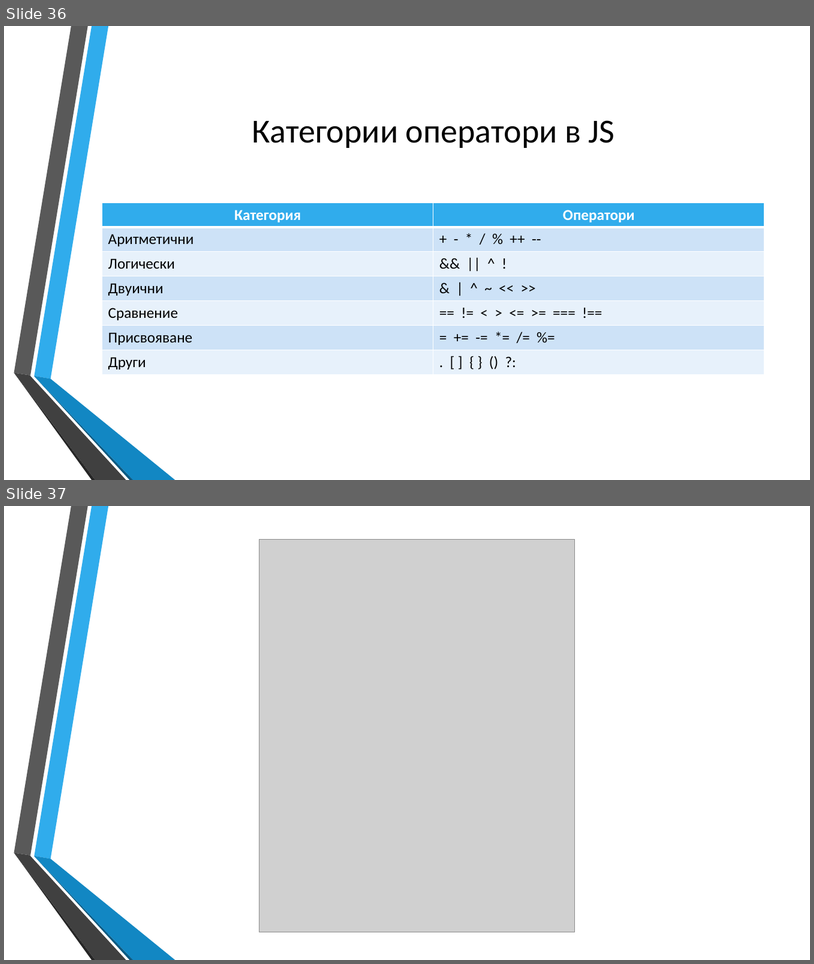
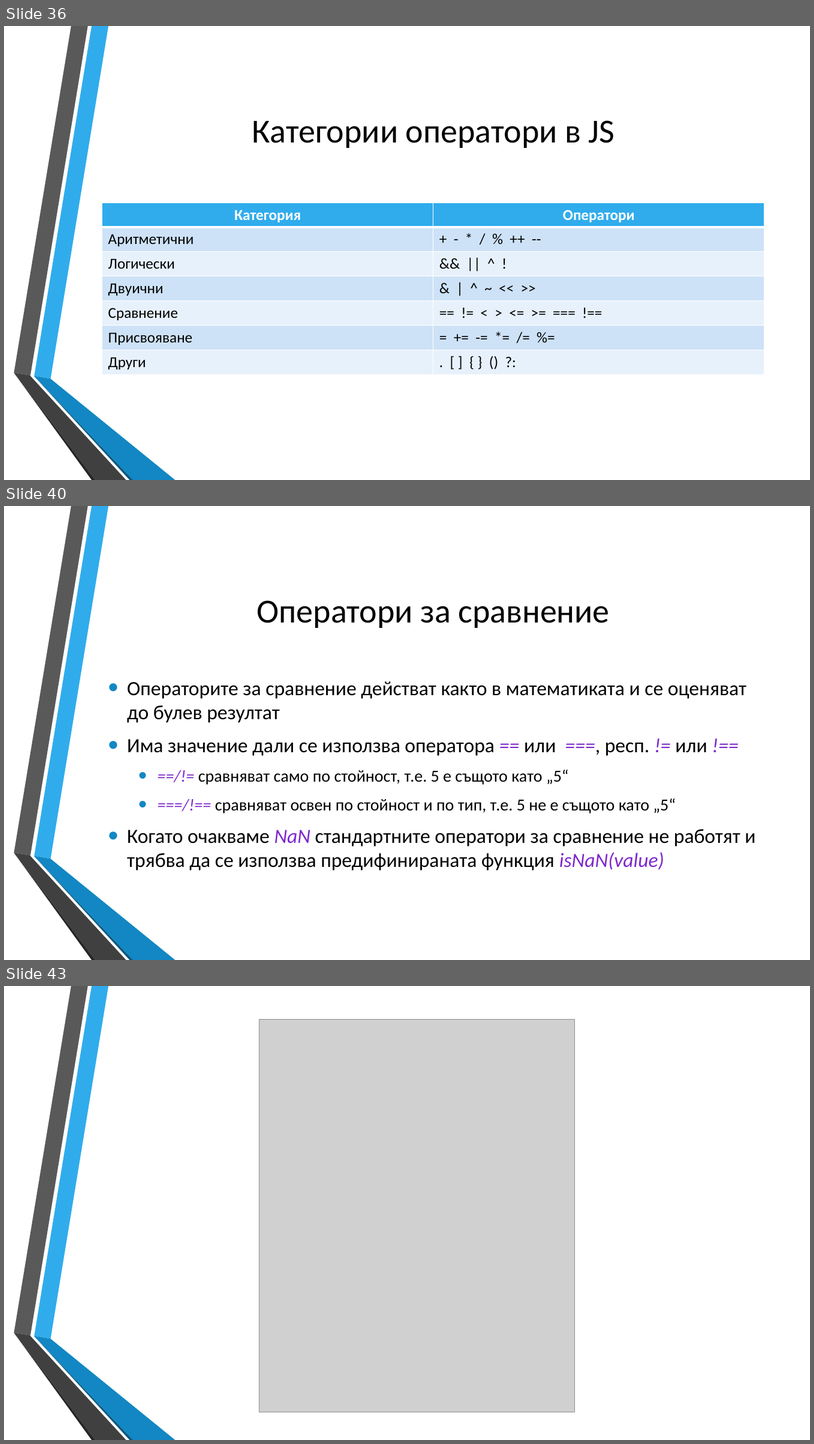
Before and after one commit to dnmitev/IT-Academy, a slide deck: JS Fundamentals/2.JS-Basics/JS-Basics.pptx. Shown one above the other, each under a label of ours: slides 36 and 37 before the commit, slides 36, 40 and 43 after it; the slides between them are not shown. The pictures are 814x964 and 814x1444 pixels, drawn with LibreOffice and Linux fonts; fonts in the diff are those of the drawing; grey boxes stand for pictures; background and template pictures are left out. Boxes give left, top, right and bottom in pixels: in the first picture for what was removed or moved away, otherwise in the second. Text is boxed around its words. In the diff, an @@ line names an element or a change of style, - is before the commit and + after.

```diff
--- a/JS Fundamentals/2.JS-Basics/JS-Basics.pptx
+++ b/JS Fundamentals/2.JS-Basics/JS-Basics.pptx
@@ slide 40 added at [4, 506, 810, 960], background picture (left out); not listed: 6 template elements that a slide beside it also shows @@
@@ title added at [257, 600, 610, 628], 40 pt, text #000000 @@
+Оператори за сравнение
@@ text added at [127, 681, 756, 870], 24 pt, text #000000 @@
+• Операторите за сравнение действат както в математиката и се оценяват до булев резултат
+• Има значение дали се използва оператора == или ===, респ. != или !==
+  • ==/!= сравняват само по стойност, т.е. 5 е същото като „5“
+  • ===/!== сравняват освен по стойност и по тип, т.е. 5 не е същото като „5“
+• Когато очакваме NaN стандартните оператори за сравнение не работят и трябва да се използва предифинираната функция isNaN(value)
@@ what was slide 37 is now slide 43 @@
```
Also in this commit, not shown: 1 slide changed, 5 other slides added, 6 other files.
